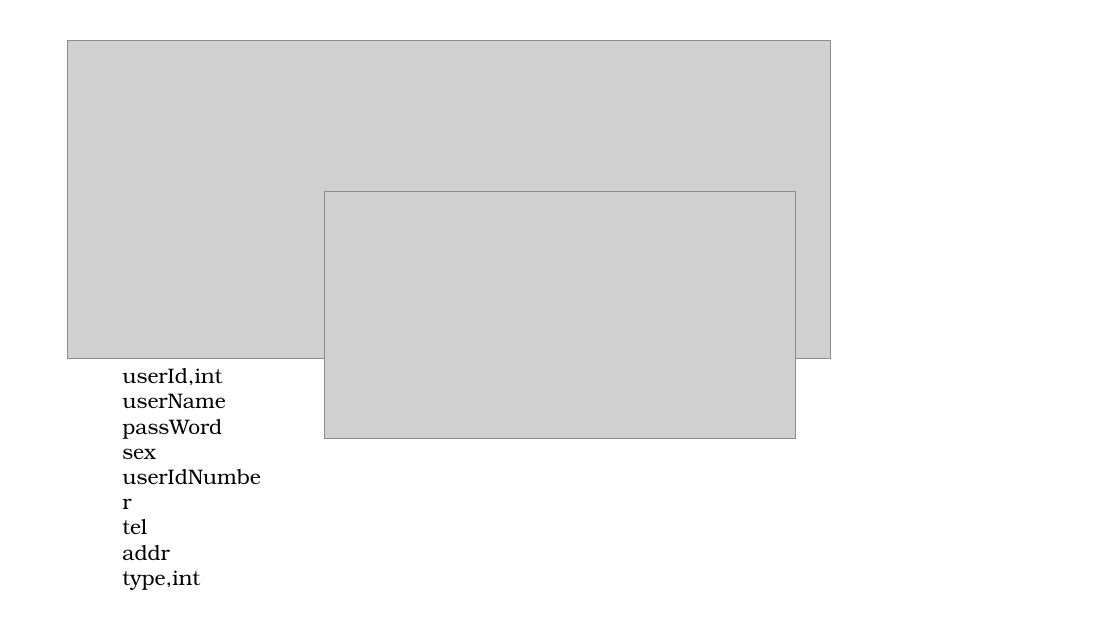
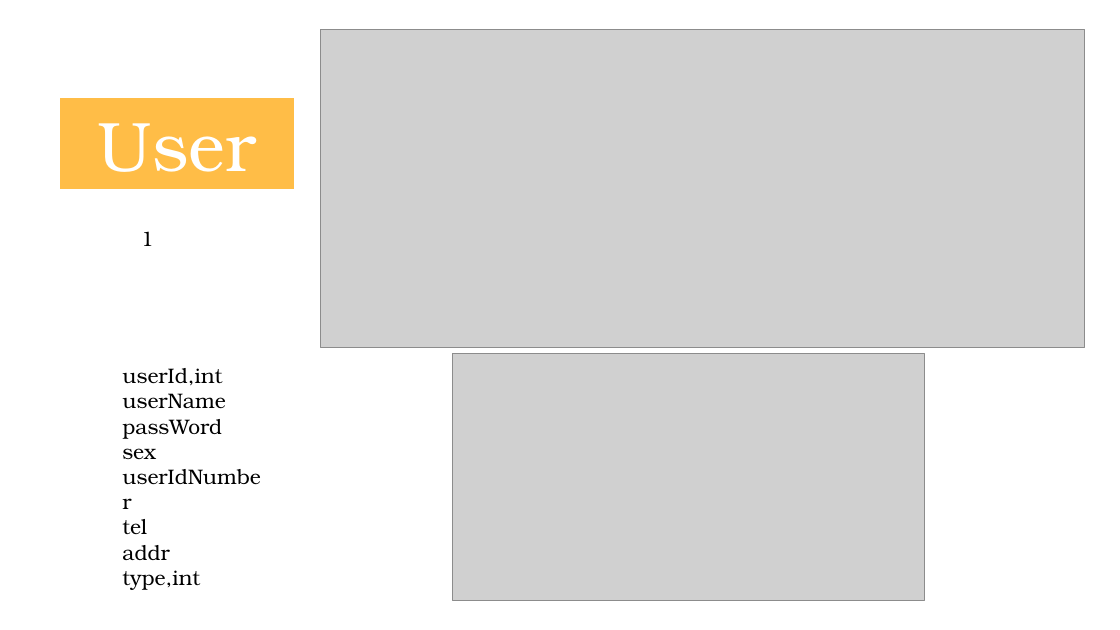
Before and after one commit to jqmtony/JavaNotes, a slide deck: slide 5 of Project1_CarSM/二海租车系统说明文档/租车管理系统11.18.pptx (slide 3 before the commit). Drawn at 1120x630 pixels with LibreOffice and Linux fonts; fonts in the diff are those of the drawing; grey boxes stand for pictures. Boxes give left, top, right and bottom in pixels: in the first picture for what was removed or moved away, otherwise in the second. Text is boxed around its words. In the diff, an @@ line names an element or a change of style, - is before the commit and + after.

```diff
--- a/Project1_CarSM/二海租车系统说明文档/租车管理系统11.18.pptx
+++ b/Project1_CarSM/二海租车系统说明文档/租车管理系统11.18.pptx
@@ picture: place and size @@
-picture at bbox=[67, 40, 831, 359]
+picture at bbox=[321, 29, 1085, 348]
@@ rectangle added at bbox=[60, 97, 295, 191], fill #FFBD47, outline #FFFFFF 2 pt, 60 pt, text #FFFFFF @@
+User
@@ text added at bbox=[141, 231, 154, 246], 18 pt, text #000000 @@
+1
@@ picture: place and size @@
-picture at bbox=[324, 192, 796, 439]
+picture at bbox=[453, 354, 924, 602]
```
Also in this commit, not shown: 3 other slides changed, 5 slides added, 27 other files.
